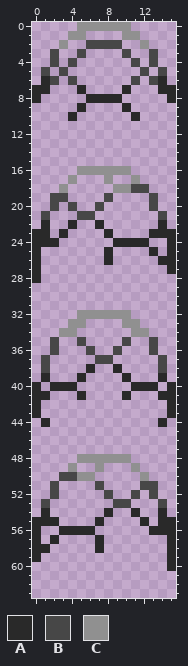
Two states of a pixel-art sprite, Brand new powerups/Plasma Shell/SMB3 Styled - DeviousQuacks23/shellOverlay.png. The picture above was drawn from the file before the commit.
The file is 32x128 pixels, drawn in blocks of 2x2; one block is one cell here.
Palette (. is transparent): A #292929  B #474747  C #909090
Pixels before, first column x 0:
 0 .....CCCCCC.....
 1 ....CC....CC....
 2 ...C..BBBB..C...
 3 ..B..B....B..B..
 4 ..B.B......B.B..
 5 .B.B........B.B.
 6 .AB.B......B.BA.
 7 AA...A....A...AA
 8 A.....AAAA.....A
 9 .....A....A.....
10 ....A......A....
11 ................
12 ................
13 ................
14 ................
15 ................
16 .....CCCCCC.....
17 ....C...C..C....
18 ...C.....CCBB...
19 ..BB....B....B..
20 ..B.B..B.....B..
21 .B...BB.......B.
22 .A..A..A......A.
23 AA.A....A....AAA
24 AAA......AAAA..A
25 A.......A....A.A
26 A.......A.....AA
27 A..............A
28 A...............
29 ................
30 ................
31 ................
32 .....CCCCCC.....
33 ....CC....CC....
34 ...CC......CC...
35 ..B..B....B..B..
36 ..B...B..B...B..
37 .B.....BB.....B.
38 .B....A..A....B.
39 .A...A....A...A.
40 A.AAA......AAA.A
41 AA...A....A...AA
42 A..............A
43 A..............A
44 .A............A.
45 ................
46 ................
47 ................
48 .....CCCCCC.....
49 ....C..C...C....
50 ...BBCC.....C...
51 ..B....B....BB..
52 ..B.....B..B.B..
53 .B.......BB...B.
54 .A......A..A..A.
55 AAA....A....A.AA
56 A..AAAA......AAA
57 A.A....A.......A
58 AA.....A.......A
59 A..............A
60 ...............A
After the commit:
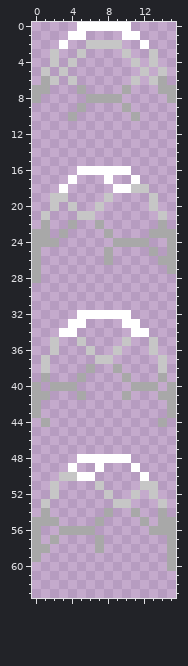
Diff:
colour A: #292929 -> #a8a8a8
colour B: #474747 -> #c6c6c6
colour C: #909090 -> #ffffff
